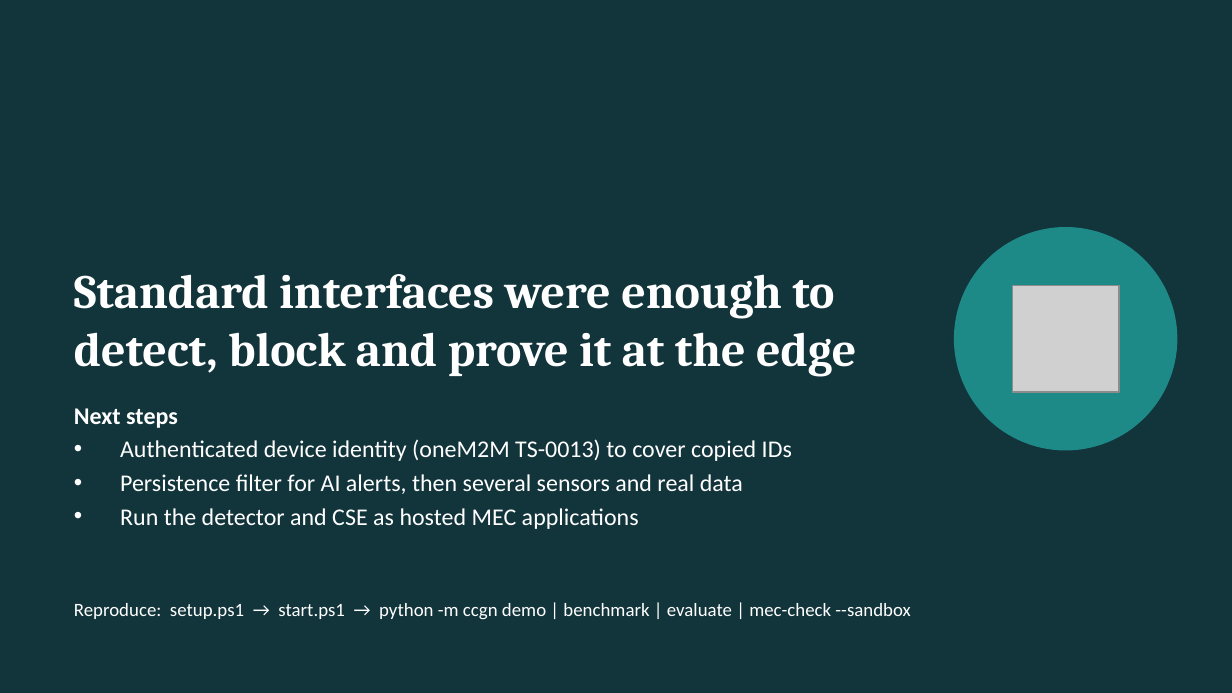
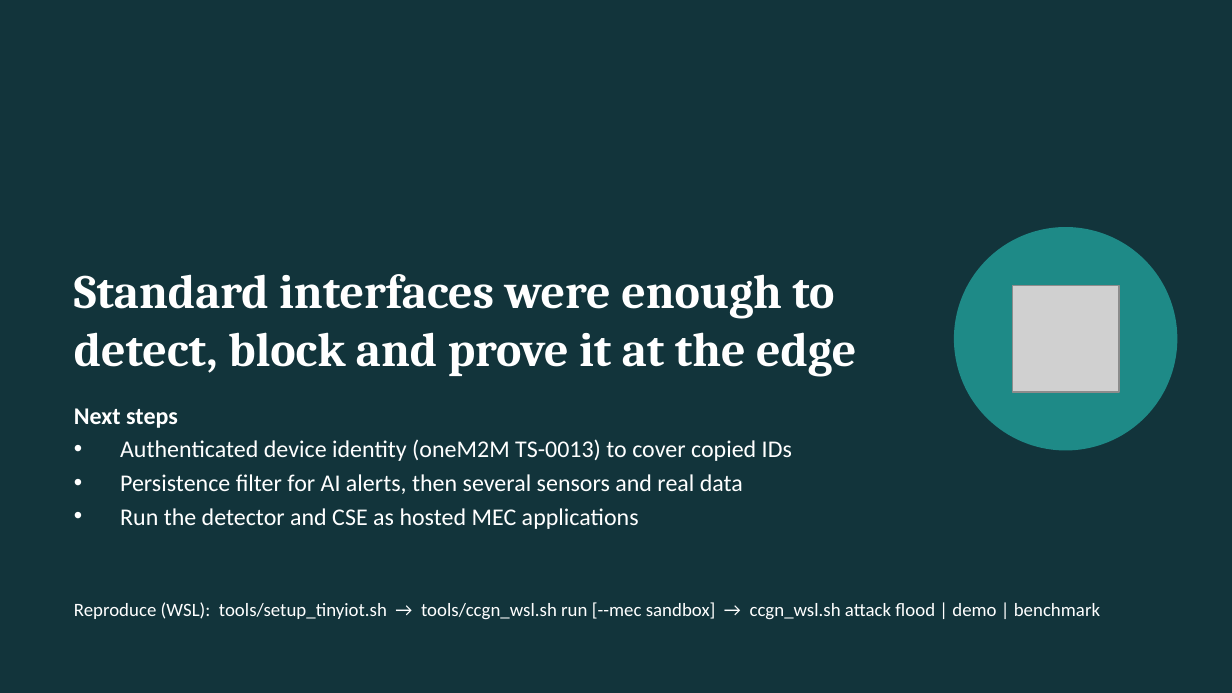
Before and after one commit to easycode42/ccgn-edge-iot-security, a slide deck: slide 18 of deliverables/CCGN_Final_Report.pptx. Drawn at 1232x693 pixels with LibreOffice and Linux fonts; fonts in the diff are those of the drawing; grey boxes stand for pictures. Boxes give left, top, right and bottom in pixels: in the first picture for what was removed or moved away, otherwise in the second. Text is boxed around its words. In the diff, an @@ line names an element or a change of style, - is before the commit and + after.

```diff
--- a/deliverables/CCGN_Final_Report.pptx
+++ b/deliverables/CCGN_Final_Report.pptx
@@ text at box(74, 602, 1100, 620): text changed @@
-Reproduce: setup.ps1 → start.ps1 → python -m ccgn demo | benchmark | evaluate | mec-check --sandbox
+Reproduce (WSL): tools/setup_tinyiot.sh → tools/ccgn_wsl.sh run [--mec sandbox] → ccgn_wsl.sh attack flood | demo | benchmark
```
Also in this commit, not shown: 1 other slide changed, 2 slides added, 2 slides removed, 5 other files.
